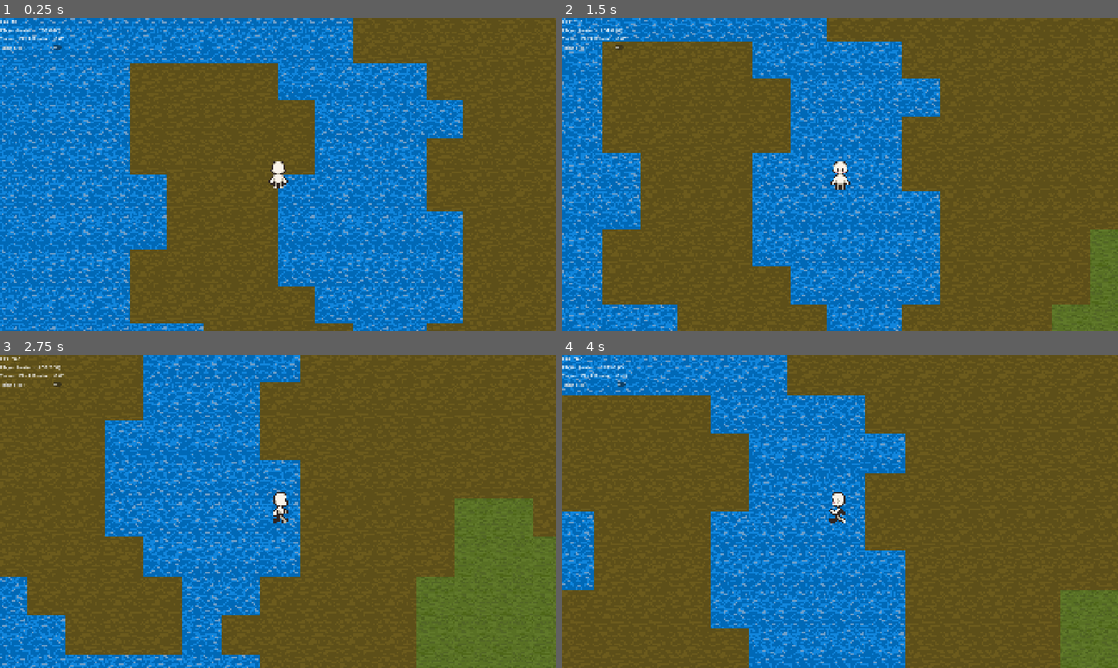
Above: before the commit, frames 1-4 (two rows, left to right).
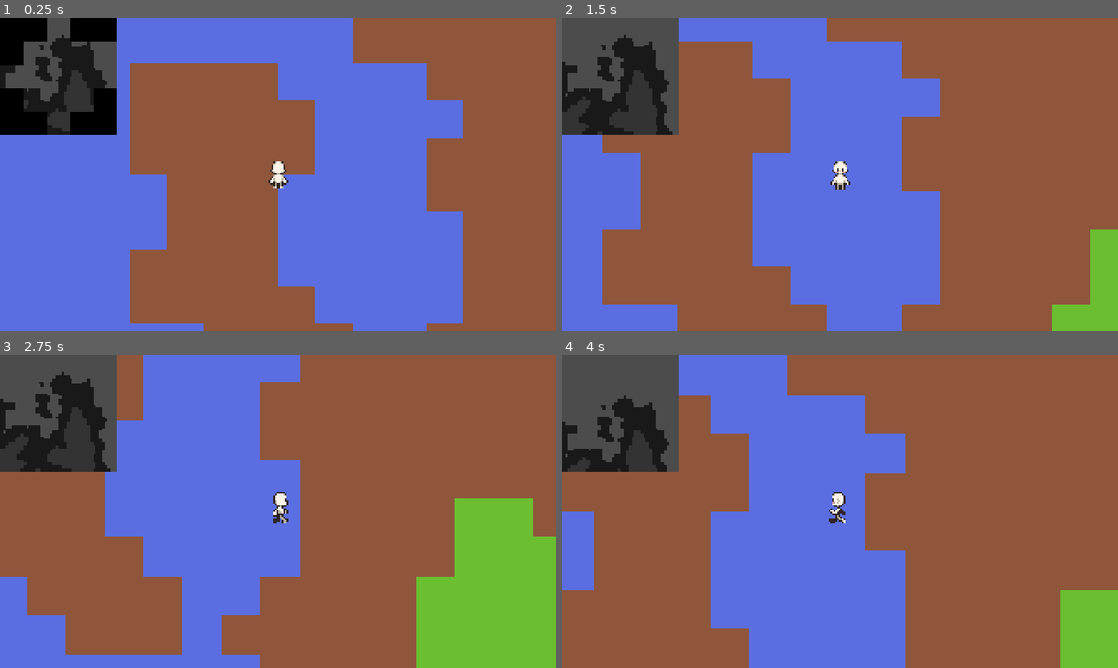
Above: after the commit, the same moments.

Repository: zzxn/rim-lab
Game: Godot game, scene res://scenes/main.tscn
Same seed, same stepped clock (60 frames per second), same inputs: the game is played once before the commit and once after it.
Inputs (mouse positions are in pixels of both pictures, inside the frame that each line leads up to):
- Up to frame 1 (0.25 s): no input
- Up to frame 2 (1.5 s): move the mouse to (962, 158) at 0.52 s; hold D (move_right) 0.53-1.28 s; hold Mouse wheel up (zoom_in) 0.53-1.28 s; move the mouse to (728, 190) at 1.27 s; hold S (move_down) from 1.28 s (still down); tap Mouse wheel down (zoom_out) at 1.35 s
- Up to frame 3 (2.75 s): move the mouse to (333, 442) at 2.02 s; release S (move_down) at 2.03 s; hold D (move_right) from 2.03 s (still down); hold Mouse wheel up (zoom_in) from 2.03 s (still down)
- Up to frame 4 (4 s): move the mouse to (812, 574) at 2.77 s; release D (move_right) at 2.78 s; release Mouse wheel up (zoom_in) at 2.78 s; hold W (move_up) 2.78-3.53 s; tap Mouse wheel down (zoom_out) at 2.85 s; move the mouse to (1006, 558) at 3.52 s; hold A (move_left) from 3.53 s (still down); hold Mouse wheel up (zoom_in) from 3.53 s (still down)

The runs differ from the first frame. In frame 1, 100% of the frame differs, in the area x 0-100%, y 0-100%; in frame 2, 100%; in frame 3, 100%; in frame 4, 100%.

Commit message:
feat: shader based terrain texture

Diff:
--- a/scenes/block.tscn
+++ b/scenes/block.tscn
@@ -5,3 +5,8 @@
 [node name="Block" type="Node2D"]
 z_index = -100
 script = ExtResource("5_1bw7o")
+
+[node name="Sprite2D" type="Sprite2D" parent="."]
+visible = false
+z_index = 100
+centered = false
--- a/scenes/main.tscn
+++ b/scenes/main.tscn
@@ -1,7 +1,8 @@
-[gd_scene load_steps=6 format=3 uid="uid://br1ijkgjtu3l1"]
+[gd_scene load_steps=7 format=3 uid="uid://br1ijkgjtu3l1"]
 
 [ext_resource type="Script" uid="uid://cyfhw668q70n1" path="res://scripts/game_controller.gd" id="1_o5qli"]
 [ext_resource type="PackedScene" uid="uid://ccwoeirjunajd" path="res://scenes/player.tscn" id="2_jyhfs"]
+[ext_resource type="Material" uid="uid://cjx54rqie1i61" path="res://shaders/block.tres" id="4_tbgi4"]
 [ext_resource type="Script" uid="uid://b2nif2k2amag4" path="res://scripts/debug_info.gd" id="5_tbgi4"]
 [ext_resource type="TileSet" uid="uid://gkulhukl4y58" path="res://scenes/terrain_tile_set.tres" id="6_tipki"]
 
@@ -38,10 +39,15 @@
 layout_mode = 2
 text = "Hint Block"
 
-[node name="Blocks" type="Node" parent="."]
+[node name="VisibleTerrianSprite" type="Sprite2D" parent="HUD/DebugInfo"]
+scale = Vector2(10, 10)
+centered = false
 
 [node name="TerrainTileMapLayer" type="TileMapLayer" parent="."]
 z_index = -100
+material = ExtResource("4_tbgi4")
 tile_set = ExtResource("6_tipki")
 
+[node name="Blocks" type="Node" parent="."]
+
 [connection signal="toggled" from="HUD/DebugInfo/HintBlockCheckButton" to="HUD/DebugInfo" method="_on_hint_block_check_button_toggled"]
--- a/scripts/block.gd
+++ b/scripts/block.gd
@@ -7,15 +7,29 @@
 var grid_data: GridData
 var tile_map_layer: TileMapLayer
 
+var terrain_data_image: Image
+var terrain_data_image_texture: ImageTexture
+
+@onready var sprite_2d: Sprite2D = $Sprite2D
+
 
 # Called every frame. 'delta' is the elapsed time since the previous frame.
 func _physics_process(delta: float) -> void:
 	# $Sprite2D.visible = Globals.game_controller.debug_config.get("hint_block", false)
 	pass
 
+
+func _ready() -> void:
+	sprite_2d.texture = self.terrain_data_image_texture
+	sprite_2d.scale *= 10
+
+
 func generate():
 	# print("block generate")
 	self.grid_data = GridData.new(block_size)
+	self.terrain_data_image = Image.create(block_size.x, block_size.y, false, Image.FORMAT_RGBA8)
+	self.terrain_data_image.fill(Color(0.0, 0.0, 0.0, 1.0))
+
 	for in_y in range(block_size.y):
 		for in_x in range(block_size.x):
 			var x := block_pos.x * block_size.x + in_x
@@ -24,10 +38,12 @@
 			var terrain_type := Globals.Terrain.Dirt
 			if height > 0.1:
 				terrain_type = Globals.Terrain.Grass
-			if height < 0:
+			elif height < 0:
 				terrain_type = Globals.Terrain.Water
 			self.grid_data.set_terrain_type(Vector2i(in_x, in_y), terrain_type)
+			self.terrain_data_image.set_pixel(in_x, in_y, Color(terrain_type * 0.1, terrain_type * 0.1, terrain_type * 0.1, 1.0))
 
+	self.terrain_data_image_texture = ImageTexture.create_from_image(self.terrain_data_image)
 	# $Sprite2D.scale.x = block_size.x * 32.0 / 128.0
 	# $Sprite2D.scale.y = block_size.y * 32.0 / 128.0
 
@@ -56,12 +72,5 @@
 			var x := block_pos.x * block_size.x + in_x
 			var y := block_pos.y * block_size.y + in_y
 			var terrain_type := self.grid_data.get_terrain_type(Vector2i(in_x, in_y))
-			if terrain_type == Globals.Terrain.Dirt:
-				self.tile_map_layer.set_cell(Vector2i(x, y), 0, Vector2i(6, 3))
-				pass
-			elif terrain_type == Globals.Terrain.Grass:
-				self.tile_map_layer.set_cell(Vector2i(x, y), 0, Vector2i(0, 0))
-				pass
-			elif terrain_type == Globals.Terrain.Water:
-				self.tile_map_layer.set_cell(Vector2i(x, y), 0, Vector2i(6, 16))
-				pass
+			if terrain_type in Globals.TerrainCell:
+				self.tile_map_layer.set_cell(Vector2i(x, y), Globals.TerrainCell[terrain_type][0], Globals.TerrainCell[terrain_type][1])
--- a/scripts/game_controller.gd
+++ b/scripts/game_controller.gd
@@ -20,9 +20,11 @@
 var curr_block_dict: Dictionary = {}
 var generate_task_dict: Dictionary = {} # key: block_pos, value: task_id
 
-const LOAD_DISTANCE = 8
+const LOAD_DISTANCE = 4
 
-const ACTIVE_DISTANCE = 4
+const ACTIVE_DISTANCE = min(LOAD_DISTANCE, 2)
+var active_world_start: Vector2
+var active_world_end: Vector2
 
 const MAX_PLAYER_POS_LIMIT = 8000 * Globals.M
 
@@ -33,19 +35,37 @@
 
 var debug_config: Dictionary
 
+var visible_terrian_image: Image
+@onready var visible_terrian_sprite: Sprite2D = $HUD/DebugInfo/VisibleTerrianSprite
+
 # Called when the node enters the scene tree for the first time.
 func _ready() -> void:
 	# print_debug("main ready")
 	Engine.max_fps = 240
 	Globals.game_controller = self
 	EventBus.debug_config_change.connect(_on_debug_info_debug_config_change)
+	self.visible_terrian_image = Image.create_empty((ACTIVE_DISTANCE * 2 + 1) * block_size.x, (ACTIVE_DISTANCE * 2 + 1) * block_size.y, false, Image.FORMAT_RGBA8)
+	print("size ", str((ACTIVE_DISTANCE * 2 + 1) * block_size.x))
+
+	var texture_2d_array := Texture2DArray.new()
+	texture_2d_array.create_from_images([
+		Image.load_from_file("res://sprites/dirt.png"),
+		Image.load_from_file("res://sprites/dirt.png"),
+		Image.load_from_file("res://sprites/grass.png"),
+		Image.load_from_file("res://sprites/water.png"),
+	])
+	var mat := terrain_tile_map_layer.material as ShaderMaterial
+	mat.set_shader_parameter("terrain_textures", texture_2d_array)
+
 
 
 func _physics_process(delta: float) -> void:
-	generate_blocks(delta)
+	load_unload_blocks(delta)
+	process_block_enter_queue(delta)
+	process_terrain_texture(delta)
 
 
-func generate_blocks(delta: float):
+func load_unload_blocks(delta: float):
 	var player_position := player.position if player else Vector2.ZERO
 	var curr_block_pos = global_to_block_pos(player_position)
 	if last_block_pos and curr_block_pos == last_block_pos:
@@ -72,6 +92,8 @@
 		if abs(block.block_pos.x - curr_block_pos.x) >= (LOAD_DISTANCE + 2) or abs(block.block_pos.y - curr_block_pos.y) >= (LOAD_DISTANCE + 2):
 			remove_block(block)
 
+
+func process_block_enter_queue(delta: float):
 	# add blocks to scenes
 	block_enter_timeout = max(block_enter_timeout - delta, 0)
 	if block_enter_timeout <= 0 and block_enter_scene_queue:
@@ -80,10 +102,32 @@
 		if block.block_pos in curr_block_dict:
 			push_warning("block already generated...", str(block.block_pos))
 		else:
-			# print_debug("add_child(block)", str(block.block_pos))
+			print_debug("add_child(block)", str(block.block_pos))
 			curr_block_dict[block.block_pos] = block
 			blocks_parent.add_child(block)
 			generate_task_dict.erase(block.block_pos)
+
+
+func process_terrain_texture(delta: float):
+	visible_terrian_image.fill(Color(0, 0, 0, 1))
+	for dy in range(-ACTIVE_DISTANCE, ACTIVE_DISTANCE+1):
+		for dx in range(-ACTIVE_DISTANCE, ACTIVE_DISTANCE+1):
+			var block_pos := Vector2i(last_block_pos.x + dx, last_block_pos.y + dy)
+			if block_pos in curr_block_dict:
+				var block: Block = curr_block_dict[block_pos]
+				visible_terrian_image.blend_rect(block.terrain_data_image, Rect2i(0, 0, block_size.x, block_size.y), Vector2i((dx + ACTIVE_DISTANCE) * block_size.x, (dy + ACTIVE_DISTANCE) * block_size.y))
+	var visible_terrian_image_texture := ImageTexture.create_from_image(visible_terrian_image)
+	visible_terrian_sprite.texture = visible_terrian_image_texture
+	var mat := terrain_tile_map_layer.material as ShaderMaterial
+	if mat:
+		mat.set_shader_parameter("terrain_type_data", visible_terrian_image_texture)
+
+	active_world_start = Vector2(last_block_pos.x - ACTIVE_DISTANCE, last_block_pos.y - ACTIVE_DISTANCE) * block_size.x * 32
+	active_world_end = Vector2(last_block_pos.x + ACTIVE_DISTANCE + 1, last_block_pos.y + ACTIVE_DISTANCE + 1) * block_size.y * 32
+	# print("active_world_start", str(active_world_start))
+	# print("active_world_end", str(active_world_end))
+	mat.set_shader_parameter("active_world_start", active_world_start)
+	mat.set_shader_parameter("active_world_end", active_world_end)
 
 
 func generate_block(pos: Vector2i):
@@ -104,12 +148,12 @@
 
 
 func queue_add_block(block: Block):
-	# print_debug("queue_add_block", str(block.block_pos))
+	print_debug("queue_add_block", str(block.block_pos))
 	block_enter_scene_queue.append(block)
 
 
 func remove_block(block: Block):
-	# print_debug("remove_block", str(block.block_pos))
+	print_debug("remove_block", str(block.block_pos))
 	curr_block_dict.erase(block.block_pos)
 	block.queue_free()
 
--- a/scripts/globals.gd
+++ b/scripts/globals.gd
@@ -12,3 +12,11 @@
 
 const M = 32.0  # 1m = 32 pixel
 const MAX_PLAYER_POS = 8000 * M # 256000
+
+
+var TerrainCell = {
+	Terrain.Base: [0, Vector2i(8, 24)],
+	Terrain.Dirt: [0, Vector2i(6, 3)],
+	Terrain.Grass: [0, Vector2i(0, 0)],
+	Terrain.Water: [0, Vector2i(6, 16)],
+}
--- a/shaders/block.tres
+++ b/shaders/block.tres
@@ -9,6 +9,11 @@
 normalize = false
 noise = SubResource("FastNoiseLite_s5n8v")
 
+[sub_resource type="CompressedTexture2DArray" id="CompressedTexture2DArray_s5n8v"]
+
 [resource]
 shader = ExtResource("1_s5n8v")
 shader_parameter/noise = SubResource("NoiseTexture2D_rvfs3")
+shader_parameter/active_world_start = Vector2(0, 0)
+shader_parameter/active_world_end = Vector2(0, 0)
+shader_parameter/terrain_textures = SubResource("CompressedTexture2DArray_s5n8v")
--- a/shaders/tile.gdshader
+++ b/shaders/tile.gdshader
@@ -2,13 +2,31 @@
 
 uniform sampler2D noise: filter_nearest, repeat_enable;
 varying vec2 world_position;
+uniform vec2 active_world_start;
+uniform vec2 active_world_end;
+
+uniform sampler2D terrain_type_data: filter_nearest;
+varying vec2 terrain_texture_coords;
+
+uniform sampler2DArray terrain_textures: filter_nearest;
 
 void vertex() {
 	world_position = (MODEL_MATRIX * vec4(VERTEX, 0.0, 1.0)).xy;
+	terrain_texture_coords = (world_position - active_world_start) / (active_world_end - active_world_start);
 }
 
 void fragment() {
 	vec2 sample_pos = world_position * 0.01 + vec2(-TIME, -TIME) * 0.1;
 	vec4 noise_overlay = texture(noise, sample_pos);
 	COLOR.rgb += 0.1 * noise_overlay.rgb;
+	vec2 uv = UV;
+
+	if (world_position.x >= active_world_start.x && world_position.x < active_world_end.x && world_position.y >= active_world_start.y && world_position.y < active_world_end.y) {
+		// vec2 distort_coords = terrain_texture_coords + 0.01 * fract(sin(dot(world_position, vec2(12.9898, 78.233))) * 43758.5453);
+		// COLOR.rgb = texture(TEXTURE, uv + 0.01 * fract(sin(dot(world_position, vec2(12.9898, 78.233))) * 43758.5453)).rgb;
+		float terrain_type = texture(terrain_type_data, terrain_texture_coords).r * 10.0;
+		COLOR = texture(terrain_textures, vec3(world_position, terrain_type));
+		// COLOR
+		// COLOR.rgb = texture(terrain_type_data, terrain_texture_coords).rgb;
+	}
 }
Not shown: 1 places in shaders/block.tres that only renumber resources
